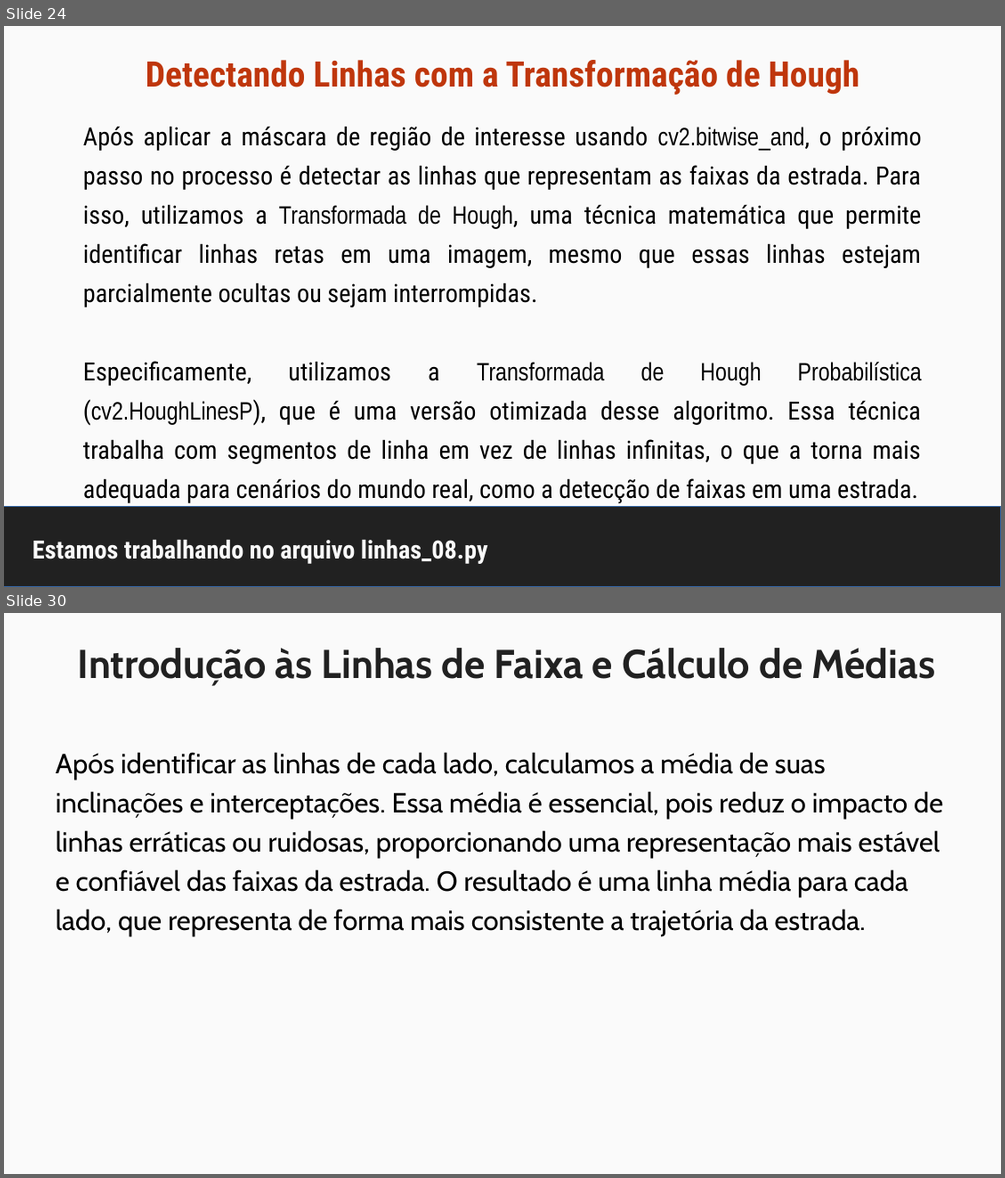
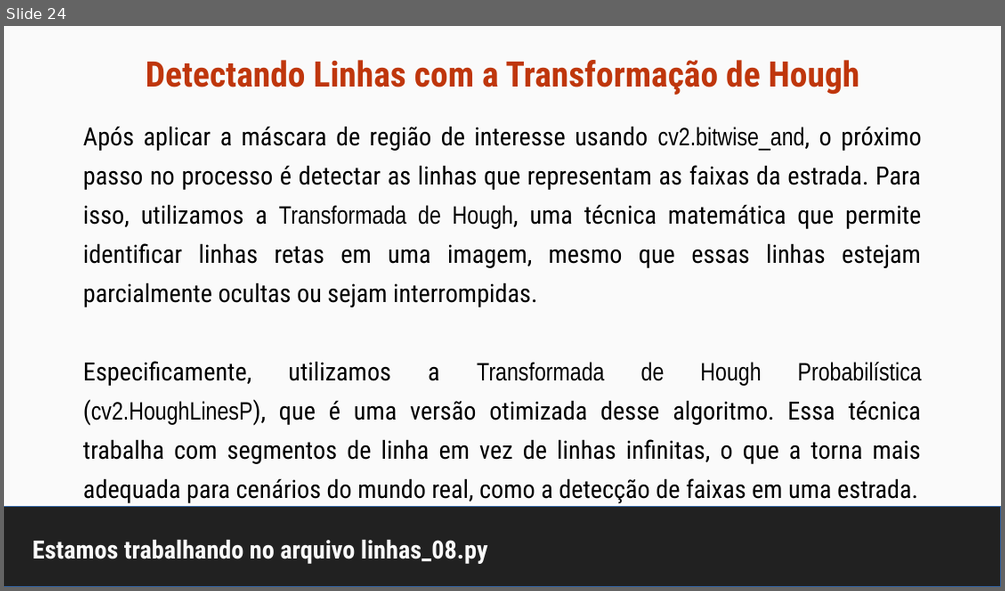
Before and after one commit to maurizioprizzi/finding_lanes, a slide deck: computer_vision_encounter_01.odp. Shown one above the other, each under a label of ours: slides 24 and 30 before the commit, slide 24 after it; the slides between them are not shown. The pictures are 1005x1178 and 1005x591 pixels, drawn with LibreOffice and Linux fonts; fonts in the diff are those of the drawing. Boxes give left, top, right and bottom in pixels: in the first picture for what was removed or moved away, otherwise in the second. Text is boxed around its words. In the diff, an @@ line names an element or a change of style, - is before the commit and + after.

```diff
--- a/computer_vision_encounter_01.odp
+++ b/computer_vision_encounter_01.odp
@@ slide 30 removed at box(4, 613, 1001, 1174), background #FAFAFA @@
@@ title removed at box(78, 648, 936, 686) @@
-Introdução às Linhas de Faixa e Cálculo de Médias
@@ text removed at box(56, 752, 943, 936) @@
-Após identificar as linhas de cada lado, calculamos a média de suas inclinações e interceptações. Essa média é essencial, pois reduz o impacto de linhas erráticas ou ruidosas, proporcionando uma representação mais estável e confiável das faixas da estrada. O resultado é uma linha média para cada lado, que representa de forma mais consistente a trajetória da estrada.
```
Also in this commit, not shown: 8 slides changed, 1 other slide removed, 2 other files.
